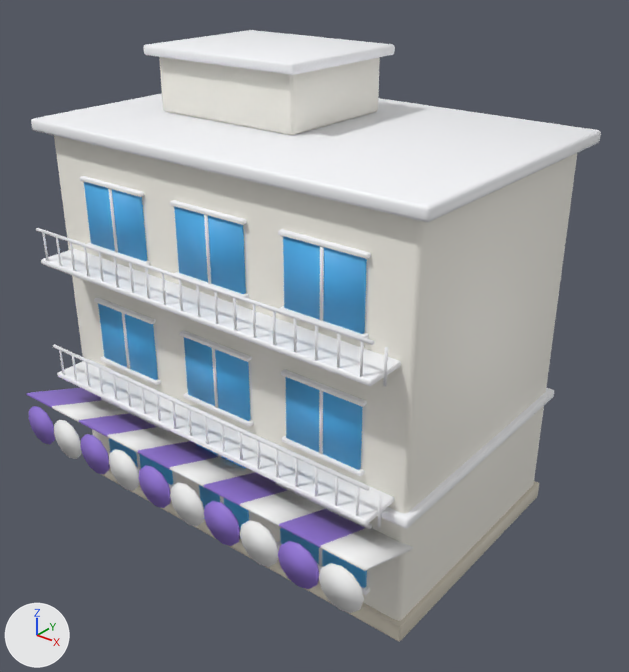
Renders of the glTF model public/assets/structures/shop_white.glb from each side of a commit.
Camera for both pictures: a 50 mm lens placed at (13.48, -16.6, 15.18), pointed at (0.73, -0.66, 5.3). Every picture has the same lights, and +X, +Y and +Z are marked at lower left. The older version comes first. Vertices at exactly the same position are counted once.

The first picture shows 'shop_white'.
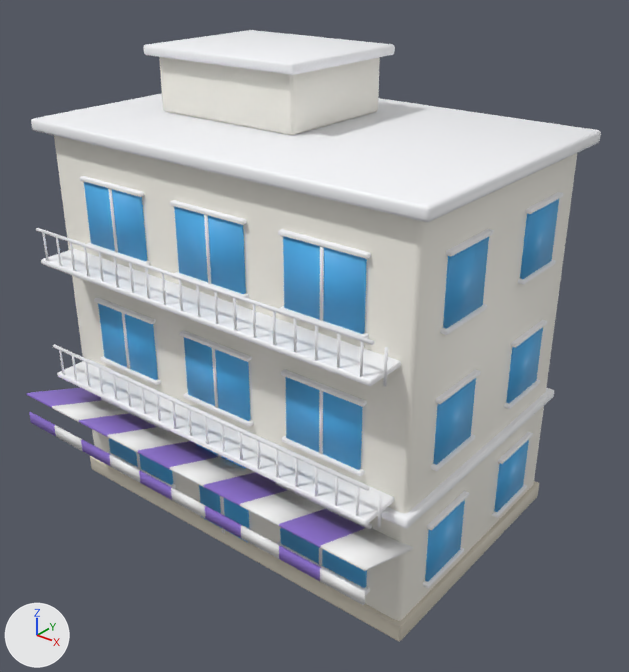
What the commit changed:
me_shop_white is used by ob_shop_white; location (0.0, 0.0, 0.0).
me_shop_white had 2346 vertices, 4332 faces and spanned x -5.85..5.85, y -5.31..3.85, z 0.0..12.23.
me_shop_white now has 4696 vertices, 8800 faces and spans x -5.85..5.85, y -5.26..3.85, z 0.0..12.23.
me_shop_white part 1: the loose piece of 56 vertices spanning x -5.6..5.6, y -3.6..3.6, z 0.0..0.5 is copied, and the copy is scaled about its middle by (0.0195, 0.235, 0.176), then moved by (5.53, -1.7, 0.71), in mat_m_white (white #fbfcff); it spans x 5.41..5.65, y -2.55..-0.85, z 0.91..1.01.
me_shop_white part 2: the loose piece of 56 vertices spanning x -5.65..5.65, y -3.65..3.65, z 3.3..3.55 is copied, and the copy is scaled about its middle by (0.0176, 0.232, 0.42), then moved by (5.52, -1.7, -0.78); it spans x 5.41..5.63, y -2.55..-0.85, z 2.59..2.69.
me_shop_white part 3: the loose piece of 56 vertices spanning x -5.6..5.6, y -3.6..3.6, z 0.0..0.5 is copied, and the copy is scaled about its middle by (0.0195, 0.235, 0.176), then moved by (5.53, 1.7, 0.71), in mat_m_white (white #fbfcff); it spans x 5.41..5.65, y 0.85..2.55, z 0.91..1.01.
me_shop_white part 4: the loose piece of 56 vertices spanning x -5.65..5.65, y -3.65..3.65, z 3.3..3.55 is copied, and the copy is scaled about its middle by (0.0176, 0.232, 0.42), then moved by (5.52, 1.7, -0.78); it spans x 5.41..5.63, y 0.85..2.55, z 2.59..2.69.
me_shop_white part 5: the loose piece of 56 vertices spanning x -5.65..5.65, y -3.65..3.65, z 3.3..3.55 is copied, and the copy is scaled about its middle by (0.0193, 0.232, 0.42), then moved by (5.53, 1.7, 0.84); it spans x 5.41..5.65, y 0.85..2.55, z 4.21..4.31.
me_shop_white part 6: the loose piece of 56 vertices spanning x -5.5..5.5, y -3.5..3.5, z 0.0..10.3 is copied, and the copy is scaled about its middle by (0.0182, 0.244, 0.0076), then moved by (5.52, 1.7, 0.79), in mat_m_white (white #fbfcff); it spans x 5.41..5.63, y 0.85..2.55, z 5.89..5.99.
me_shop_white part 7: 840 vertices added at x -5.65..5.65, y -2.55..3.58, z 1.0..9.29.
me_shop_white part 8: 230 vertices removed from x -5.7..5.7, y -5.31..-5.26, z 1.99..3.13; 60 vertices added at x -5.7..5.7, y -5.26..-5.21, z 2.41..2.75.
Other edits to the shape of me_shop_white do not show in these pictures.

Where the change shows, as pixel boxes [x1, y1, x2, y2] in the pictures (629 x 672 px):
part 1 of me_shop_white, added
    after: [423, 547, 464, 588]
part 2 of me_shop_white, added
    after: [427, 491, 469, 530]
part 3 of me_shop_white, added
    after: [492, 484, 527, 518]
part 4 of me_shop_white, added
    after: [498, 432, 533, 464]
part 5 of me_shop_white, added
    after: [504, 379, 540, 409]
part 6 of me_shop_white, added
    after: [511, 320, 547, 348]
part 7 of me_shop_white, added
    after: [425, 192, 563, 582]
part 8 of me_shop_white, cut back
    before: [29, 406, 364, 613]
    after: [29, 412, 365, 605]
